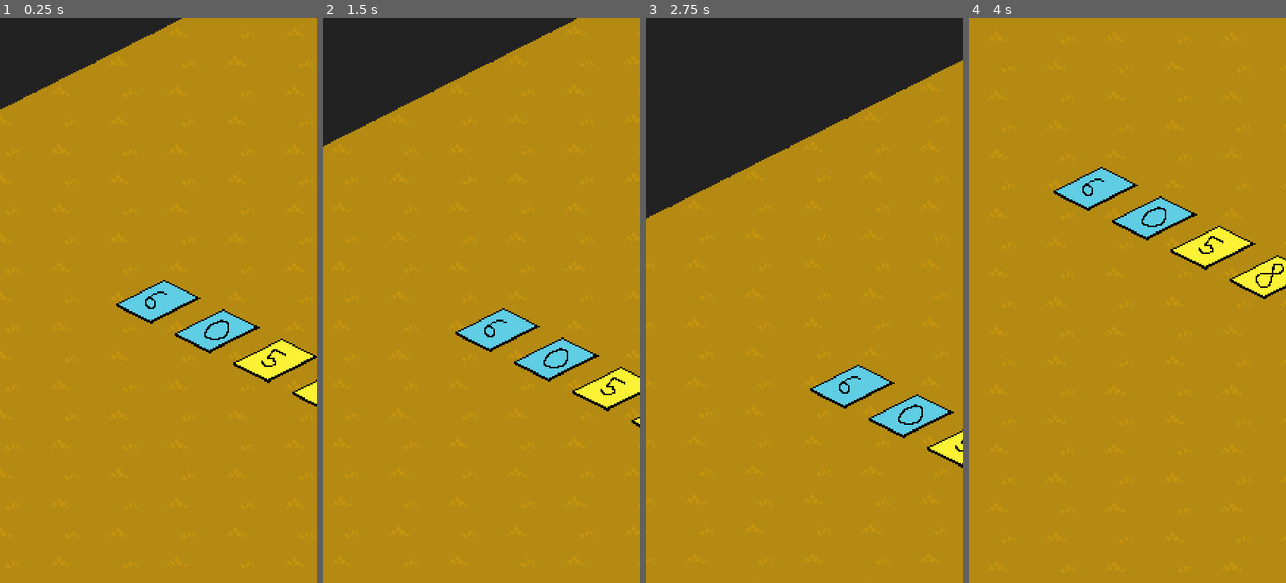
Above: before the commit, frames 1-4 (left to right).
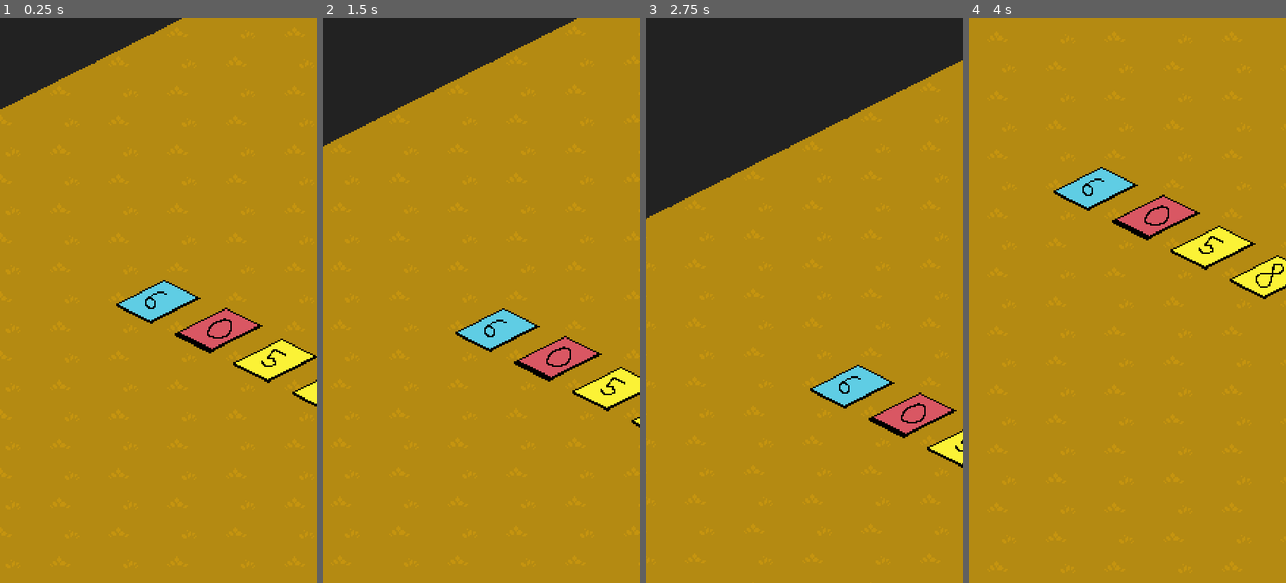
Above: after the commit, the same moments.

Repository: akrck02/kinokochi
Game: Godot game, scene res://scenes/liar/liar.tscn
Two runs of this game, one before a commit and one after it. Both use one fixed random seed, a clock stepped at 60 frames per second and the inputs below. This scene is started directly instead of the project's main scene.
Inputs (mouse positions are in pixels of both pictures, inside the frame that each line leads up to):
- Up to frame 1 (0.25 s): no input
- Up to frame 2 (1.5 s): tap Enter (ui_accept) at 0.5, 0.77, 1.25 s; move the mouse to (551, 272) at 0.52 s; hold Right (ui_right) 0.53-1.25 s; click (551, 272) at 0.67 s; drag from (418, 328) to (465, 413) at 1.27 s
- Up to frame 3 (2.75 s): tap Enter (ui_accept) at 2 s; move the mouse to (836, 176) at 2.02 s; hold Right (ui_right) from 2.03 s (still down)
- Up to frame 4 (4 s): release Right (ui_right) at 2.75 s; tap Enter (ui_accept) at 2.75, 3.5, 3.77 s; drag from (1111, 413) to (1032, 215) at 2.77 s; move the mouse to (1222, 385) at 3.52 s; hold Left (ui_left) from 3.53 s (still down)

The runs differ from the first frame. In frame 1, 0.9% of the frame differs, in the area x 56-83%, y 51-60%; in frame 2, 0.9%; in frame 3, 0.9%; in frame 4, 0.9%, in the area x 46-73%, y 31-40%.

Commit message:
Changes in the way the nodes are added

Diff:
--- a/scenes/liar/card.gd
+++ b/scenes/liar/card.gd
@@ -1,23 +1,16 @@
 class_name Card
 extends IsometricObject
 
-
-var number:int;
-var color_name:String;
 const movement_speed = 1.00/1.5;
 @onready var sprite: Sprite2D = $Sprite2D
-@export var x:int;
-@export var y:int;
-
-func _init(color_name:String,number:int) -> void:
-	self.number=number
-	self.color_name=color_name
-	move(x,y)
+@export var number:int;
+@export var color:String;
 
 func _to_string() -> String:
-	return "{0} of {1}".format([number,color_name])
+	return "{0} of {1}".format([number,color])
 
 func _ready() -> void:
+	update_sprite()
 	pass
 
 func show_card_sprite():
@@ -29,6 +22,6 @@
 func update_sprite():
 	if not sprite:
 		return;
-	sprite.texture=load("res://resources/sprites/cards/"+color_name+".png")
+	sprite.texture=load("res://resources/sprites/cards/"+color+".png")
 	sprite.hframes=10
 	sprite.frame_coords=Vector2i(self.number,0)
--- a/scenes/liar/card.tscn
+++ b/scenes/liar/card.tscn
@@ -1,10 +1,11 @@
-[gd_scene load_steps=3 format=3 uid="uid://dbwrn1ihrrvq5"]
+[gd_scene load_steps=3 format=3 uid="uid://c22g7l1a1tbct"]
 
 [ext_resource type="Script" path="res://scenes/liar/card.gd" id="1_iup7b"]
 [ext_resource type="Texture2D" uid="uid://g1rspwg0tfbe" path="res://resources/sprites/cards/yellow.png" id="2_i62cd"]
 
 [node name="Card" type="Node2D"]
 script = ExtResource("1_iup7b")
+color = "red"
 
 [node name="Sprite2D" type="Sprite2D" parent="."]
 texture = ExtResource("2_i62cd")
--- a/scenes/liar/deck.gd
+++ b/scenes/liar/deck.gd
@@ -14,7 +14,10 @@
 	self.cards=[]
 	for color in COLORS_ENUM.keys():
 		for num in range(10):
-			cards.append(Card.new(color,num))
+			var card=Card.new()
+			card.color=color
+			card.number=num
+			cards.append(card)
 
 
 # Called when the node enters the scene tree for the first time.
@@ -42,6 +45,8 @@
 		var cards:Array=[]
 		for c in CARDS_PER_HAND:
 			cards.append(deck.get_random_card())
-		hands.append(Hand.new(cards))
+		var hand=Hand.new()
+		hand.cards=cards
+		hands.append(hand)
 
 	return hands
--- a/scenes/liar/hand.gd
+++ b/scenes/liar/hand.gd
@@ -2,22 +2,23 @@
 class_name Hand
 
 ## Class that represents the list of [Card] objects that a [Player] has
+@onready var hand: Node2D = $"."
 
 ## List of [Card] objects
 var cards:Array;
 
-func _init(cards:Array) -> void:
-	cards.pop_back()
-	self.cards=cards
-	var x=0
-	var y=0
-	for card in cards:
-		self.add_child(card)
-		card.move(x,0)
-		x+=1
+func _init() -> void:
+	pass
 
 # Called when the node enters the scene tree for the first time.
 func _ready() -> void:
+	print(1)
+	var x=0;
+	var y=0;
+	var card_objects=hand.get_children()
+	for card in card_objects:
+		card.move(x,y)
+		x+=1
 	pass # Replace with function body.
 
 
@@ -29,3 +30,4 @@
 func show_cards():
 	for card in self.cards:
 		card.show_card_sprite()
+		add_child(card)
--- /dev/null
+++ b/scenes/liar/hand.tscn
@@ -0,0 +1,6 @@
+[gd_scene load_steps=2 format=3 uid="uid://dhvo1edpjx72h"]
+
+[ext_resource type="Script" path="res://scenes/liar/hand.gd" id="1_lb3d3"]
+
+[node name="Hand" type="Node2D"]
+script = ExtResource("1_lb3d3")
--- a/scenes/liar/isometric_object.gd
+++ b/scenes/liar/isometric_object.gd
@@ -2,6 +2,7 @@
 extends Node2D
 class_name IsometricObject
 
+## Space between positions
 const length=40
 # Called when the node enters the scene tree for the first time.
 func _ready() -> void:
--- a/scenes/liar/liar.gd
+++ b/scenes/liar/liar.gd
@@ -11,20 +11,23 @@
 
 # Called when the node enters the scene tree for the first time.
 func _ready() -> void:
+
 	deck=Deck.new()
-	var hands=deck.generate_hands()
-	add_child(hands[0])
-	hands[0].show_cards()
+	var hands = deck.generate_hands()
+	var x=0
+	var y=0
+	for hand in hands:
+		hand.move(x,y)
+		hand.show_cards()
+		add_child(hand)
+		x+=6
 
-
-	#var hands=generate_hands()
-	#var hand=hands[0]
-	#print(hand.cards)
-	#hand.show_cards()
-	#add_child(hand)
-	button.pressed.connect(move.bind(hands[0]))
-
-	# Create players with their hands
+	# Add card
+	#var card=Card.new();
+	#card.color="red"
+	#card.number=6
+	#card.show_card_sprite()
+	#add_child(card)
 
 func move(object:IsometricObject):
 	object.move(spin_box_x.value,spin_box_y.value)
--- a/scenes/liar/liar.tscn
+++ b/scenes/liar/liar.tscn
@@ -72,6 +72,5 @@
 tile_set = ExtResource("4_3nft3")
 
 [node name="Card" parent="." instance=ExtResource("6_mnfdn")]
-visible = false
 z_index = 4
 position = Vector2(42, 19)
Not shown: 1 places in scenes/liar/deck.tscn that only renumber resources
Not shown: 1 places in scenes/liar/liar.tscn that only renumber resources
